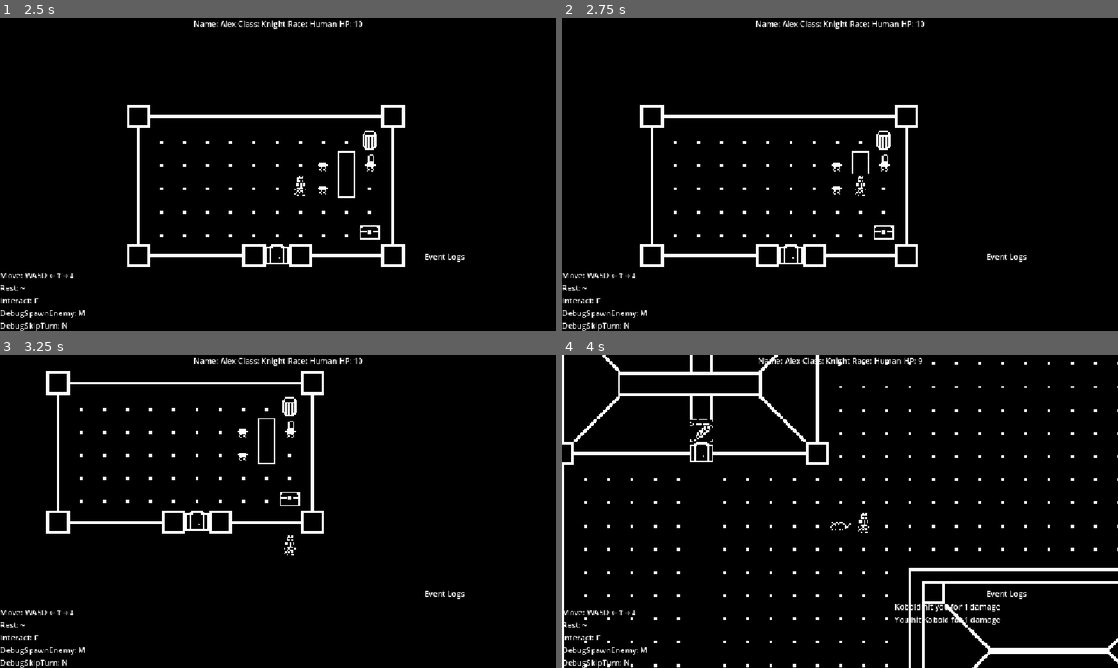
Above: before the commit, frames 1-4 (two rows, left to right).
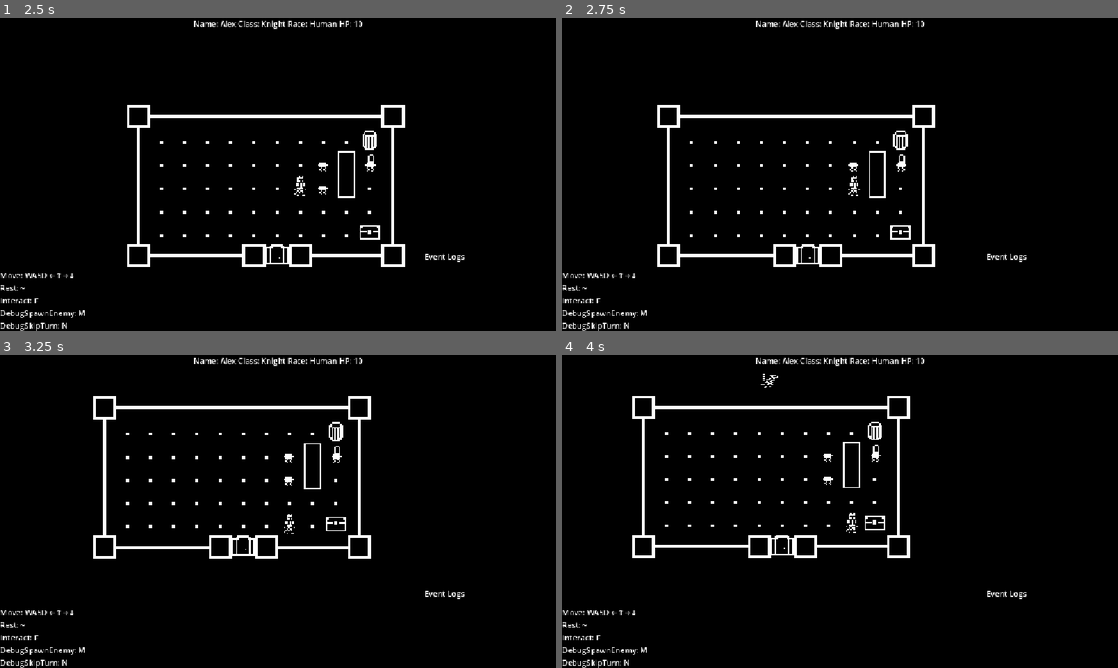
Above: after the commit, the same moments.

Repository: JohnScuzzman/Gnoll-Pointer-Godot-Game
Game: Godot game, scene res://level/main_menu.tscn
Two runs of this game, one before a commit and one after it. Both use one fixed random seed, a clock stepped at 60 frames per second and the inputs below.
Inputs (mouse positions are in pixels of both pictures, inside the frame that each line leads up to):
- Up to frame 1 (2.5 s): click (278, 174) at 0.52 s; type "Alex" at 0.6 s; click "Start Game" at 1.25 s; hold D (right) from 2.03 s (still down); hold F (interact) from 2.03 s (still down)
- Up to frame 2 (2.75 s): keep holding D (right); keep holding F (interact)
- Up to frame 3 (3.25 s): release D (right) at 2.78 s; release F (interact) at 2.78 s; hold S (down) from 2.78 s (still down); tap ` (rest) at 2.85 s
- Up to frame 4 (4 s): release S (down) at 3.53 s; hold D (right) from 3.53 s (still down); hold M (spawn) from 3.53 s (still down)

Frame 1 is identical in both runs. In frame 2, 3.3% of the frame differs, in the area x 14-68%, y 27-80%; in frame 3, 4.8%; in frame 4, 8.3%, in the area x 0-100%, y 0-100%.

Commit message:
Fixed some minor collision from changing to 64

Diff:
--- a/art/TownSprites/Town_Tileset.tres
+++ b/art/TownSprites/Town_Tileset.tres
@@ -6,42 +6,70 @@
 texture = ExtResource("1_ygthi")
 texture_region_size = Vector2i(64, 64)
 0:0/0 = 0
+0:0/0/physics_layer_0/polygon_0/points = PackedVector2Array(-32, -32, 32, -32, 32, 32, -32, 32)
 1:0/0 = 0
+1:0/0/physics_layer_0/polygon_0/points = PackedVector2Array(-32, -32, 32, -32, 32, 32, -32, 32)
 2:0/0 = 0
+2:0/0/physics_layer_0/polygon_0/points = PackedVector2Array(-32, -32, 32, -32, 32, 32, -32, 32)
 3:0/0 = 0
+3:0/0/physics_layer_0/polygon_0/points = PackedVector2Array(-32, -32, 32, -32, 32, 32, -32, 32)
 4:0/0 = 0
+4:0/0/physics_layer_0/polygon_0/points = PackedVector2Array(-32, -32, 32, -32, 32, 32, -32, 32)
 5:0/0 = 0
+5:0/0/physics_layer_0/polygon_0/points = PackedVector2Array(-32, -32, 32, -32, 32, 32, -32, 32)
 6:0/0 = 0
 7:0/0 = 0
 8:0/0 = 0
+8:0/0/physics_layer_0/polygon_0/points = PackedVector2Array(-32, -32, 32, -32, 32, 32, -32, 32)
 9:0/0 = 0
+9:0/0/physics_layer_0/polygon_0/points = PackedVector2Array(-32, -32, 32, -32, 32, 32, -32, 32)
 10:0/0 = 0
+10:0/0/physics_layer_0/polygon_0/points = PackedVector2Array(-32, -32, 32, -32, 32, 32, -32, 32)
 11:0/0 = 0
 12:0/0 = 0
+12:0/0/physics_layer_0/polygon_0/points = PackedVector2Array(-32, -32, 32, -32, 32, 32, -32, 32)
 13:0/0 = 0
+13:0/0/physics_layer_0/polygon_0/points = PackedVector2Array(-32, -32, 32, -32, 32, 32, -32, 32)
 14:0/0 = 0
+14:0/0/physics_layer_0/polygon_0/points = PackedVector2Array(-32, -32, 32, -32, 32, 32, -32, 32)
 0:1/0 = 0
+0:1/0/physics_layer_0/polygon_0/points = PackedVector2Array(-32, -32, 32, -32, 32, 32, -32, 32)
 1:1/0 = 0
+1:1/0/physics_layer_0/polygon_0/points = PackedVector2Array(-32, -32, 32, -32, 32, 32, -32, 32)
 2:1/0 = 0
+2:1/0/physics_layer_0/polygon_0/points = PackedVector2Array(-32, -32, 32, -32, 32, 32, -32, 32)
 3:1/0 = 0
+3:1/0/physics_layer_0/polygon_0/points = PackedVector2Array(-32, -32, 32, -32, 32, 32, -32, 32)
 4:1/0 = 0
+4:1/0/physics_layer_0/polygon_0/points = PackedVector2Array(-32, -32, 32, -32, 32, 32, -32, 32)
 5:1/0 = 0
+5:1/0/physics_layer_0/polygon_0/points = PackedVector2Array(-32, -32, 32, -32, 32, 32, -32, 32)
 6:1/0 = 0
 7:1/0 = 0
+7:1/0/physics_layer_0/polygon_0/points = PackedVector2Array(-32, -32, 32, -32, 32, 32, -32, 32)
 8:1/0 = 0
+8:1/0/physics_layer_0/polygon_0/points = PackedVector2Array(-32, -32, 32, -32, 32, 32, -32, 32)
 9:1/0 = 0
+9:1/0/physics_layer_0/polygon_0/points = PackedVector2Array(-32, -32, 32, -32, 32, 32, -32, 32)
 10:1/0 = 0
 11:1/0 = 0
+11:1/0/physics_layer_0/polygon_0/points = PackedVector2Array(-32, -32, 32, -32, 32, 32, -32, 32)
 12:1/0 = 0
+12:1/0/physics_layer_0/polygon_0/points = PackedVector2Array(-32, -32, 32, -32, 32, 32, -32, 32)
 13:1/0 = 0
+13:1/0/physics_layer_0/polygon_0/points = PackedVector2Array(-32, -32, 32, -32, 32, 32, -32, 32)
 14:1/0 = 0
+14:1/0/physics_layer_0/polygon_0/points = PackedVector2Array(-32, -32, 32, -32, 32, 32, -32, 32)
 15:1/0 = 0
 15:0/0 = 0
 1:2/0 = 0
+1:2/0/physics_layer_0/polygon_0/points = PackedVector2Array(-32, -32, 32, -32, 32, 32, -32, 32)
 0:2/0 = 0
+0:2/0/physics_layer_0/polygon_0/points = PackedVector2Array(-32, -32, 32, -32, 32, 32, -32, 32)
 2:2/0 = 0
 3:2/0 = 0
 
 [resource]
 tile_size = Vector2i(64, 64)
+physics_layer_0/collision_layer = 1
 sources/0 = SubResource("TileSetAtlasSource_4sx37")
